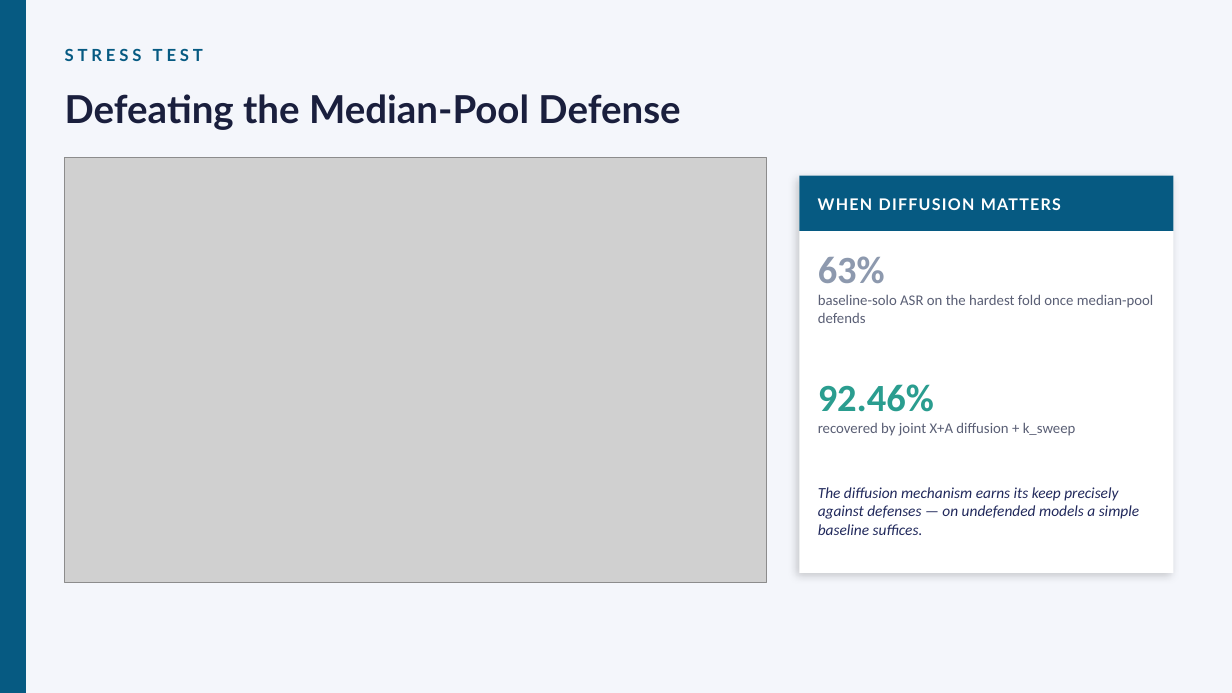
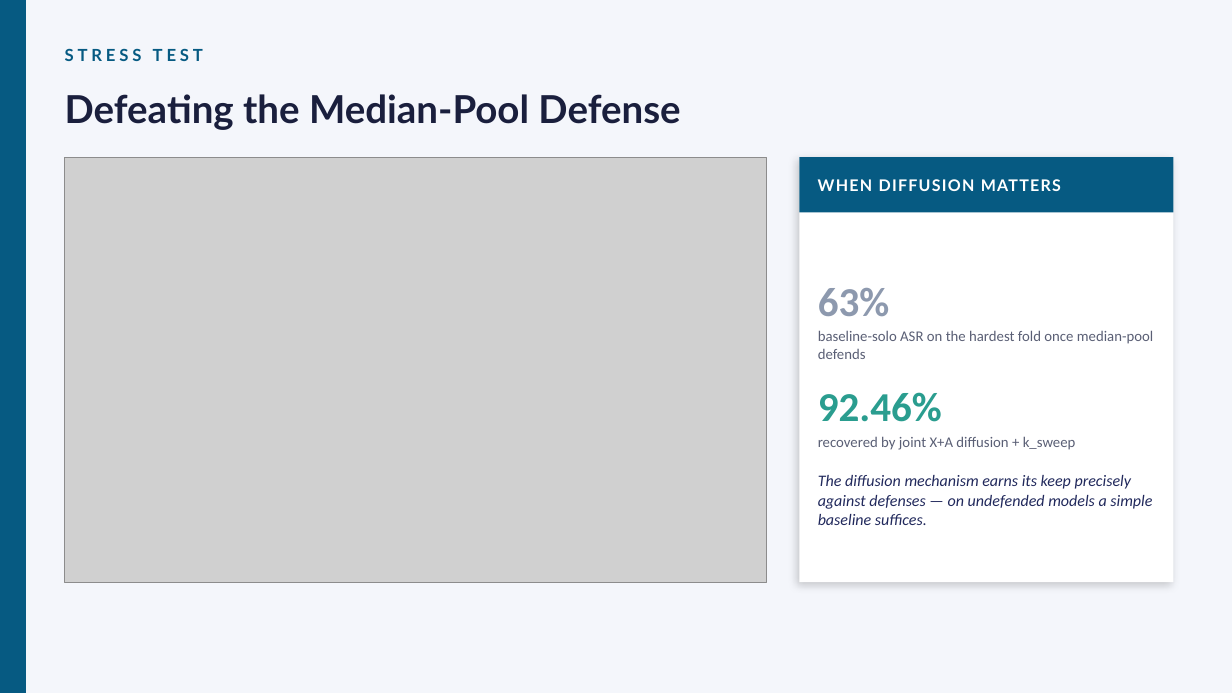
Before and after one commit to 0xKatze/autoresearch-katze, a slide deck: slide 7 of report/N24_diffusion_attack_deck.pptx. Drawn at 1232x693 pixels with LibreOffice and Linux fonts; fonts in the diff are those of the drawing; grey boxes stand for pictures. Boxes give left, top, right and bottom in pixels: in the first picture for what was removed or moved away, otherwise in the second. Text is boxed around its words. In the diff, an @@ line names an element or a change of style, - is before the commit and + after.

```diff
--- a/report/N24_diffusion_attack_deck.pptx
+++ b/report/N24_diffusion_attack_deck.pptx
@@ rectangle: place and size @@
-rectangle at <box>799,176,1174,231</box>
+rectangle at <box>799,157,1174,213</box>
@@ rectangle: place and size @@
-rectangle at <box>799,176,1174,573</box>
+rectangle at <box>799,157,1174,582</box>
@@ text "WHEN DIFFUSION MATTERS": place and size @@
-text "WHEN DIFFUSION MATTERS" at <box>818,198,1061,210</box>
+text "WHEN DIFFUSION MATTERS" at <box>818,179,1061,191</box>
@@ text "63%": place and size @@
-text "63%" at <box>818,256,1153,535</box>
+text "63%" at <box>818,288,1153,525</box>
@@ text "63%" at <box>818,288,1153,525</box>: size 30 to 32 pt in "63%", "92.46%"; size 12 to 12.5 pt in "The diffusion mechanism earns its keep precisely ..."; more space between paragraphs; vertical alignment top to middle @@
```
Also in this commit, not shown: 7 other slides changed, 3 other files.
